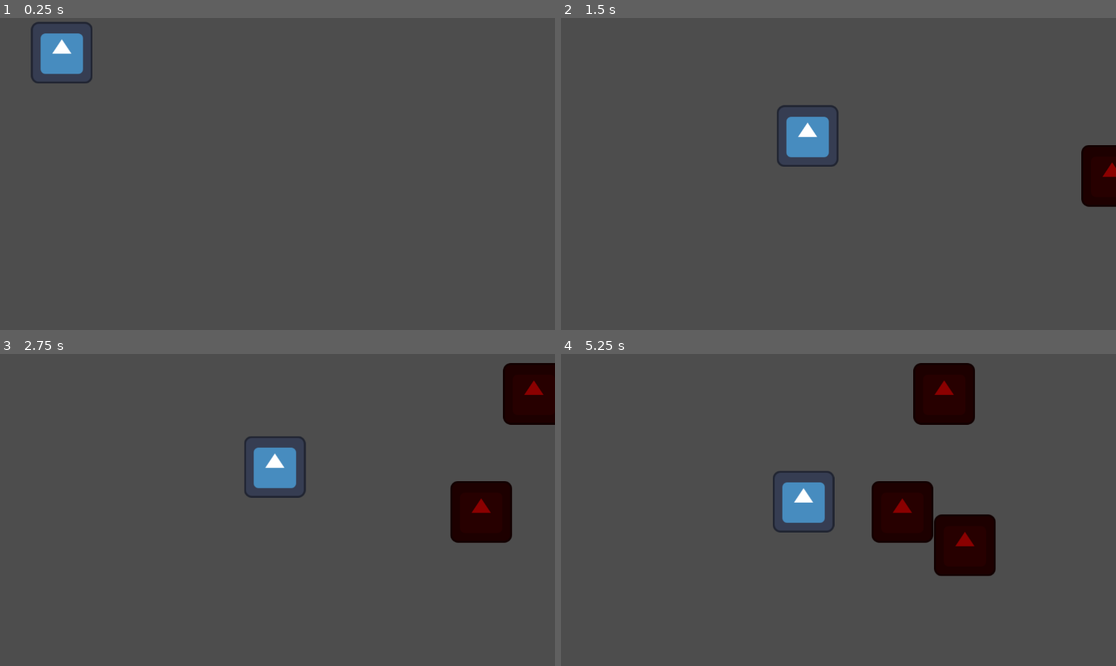
Above: before the commit, frames 1-4 (two rows, left to right).
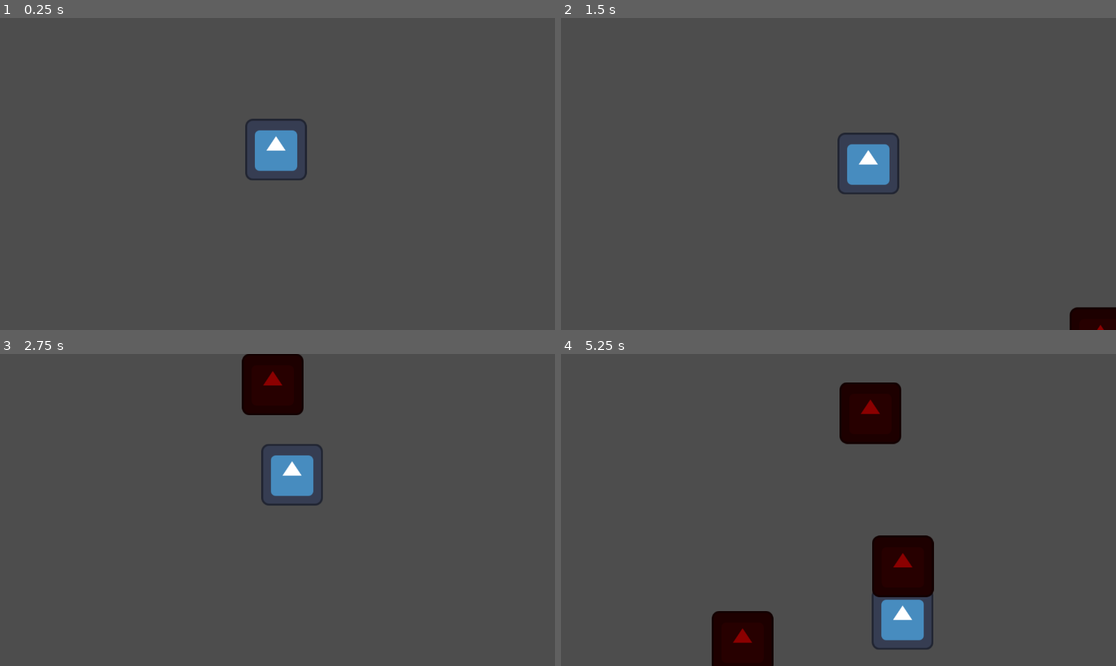
Above: after the commit, the same moments.

Repository: Johnsn0w/untitled-germ-game
Game: Godot game, scene res://main_scene.tscn
Two runs of this game, one before a commit and one after it. Both use one fixed random seed, a clock stepped at 60 frames per second and the inputs below. The engine's default icon, where the game draws it, is replaced by a stand-in: a white triangle on a blue panel in a dark square.
Inputs (mouse positions are in pixels of both pictures, inside the frame that each line leads up to):
- Up to frame 1 (0.25 s): no input
- Up to frame 2 (1.5 s): move the mouse to (960, 158) at 0.52 s; hold D (move right) 0.53-1.28 s; move the mouse to (727, 189) at 1.27 s; hold A (move left) from 1.28 s (still down)
- Up to frame 3 (2.75 s): move the mouse to (333, 441) at 2.02 s; release A (move left) at 2.03 s; hold D (move right) from 2.03 s (still down)
- Up to frame 4 (5.25 s): move the mouse to (810, 572) at 2.77 s; move the mouse to (1005, 556) at 3.52 s; release D (move right) at 3.53 s; hold A (move left) from 3.53 s (still down); move the mouse to (672, 463) at 4.27 s; move the mouse to (866, 510) at 5.02 s

The runs differ from the first frame. In frame 1, 2.6% of the frame differs, in the area x 5-56%, y 1-52%; in frame 2, 4.4%; in frame 3, 7.8%; in frame 4, 15%, in the area x 27-79%, y 2-100%.

Commit message:
added enemy collisions

Diff:
--- /dev/null
+++ b/TEST_player_script.gd
@@ -0,0 +1,13 @@
+extends CharacterBody2D
+
+
+func _physics_process(_delta: float) -> void:
+	var vel : Vector2 = (get_global_mouse_position() - global_position)
+	velocity = vel
+	move_and_slide()
+
+#func _process(_delta) -> void:
+	#if Input.is_action_just_pressed("move left"):
+		#position.x -= 50
+	#if Input.is_action_just_pressed("move right"):
+		#position.x += 50
--- a/enemy_script.gd
+++ b/enemy_script.gd
@@ -1,22 +1,24 @@
-extends Node2D
+extends CharacterBody2D
 
 class_name EnemyScript
 
-var velocity: Vector2
+
+
+#var velocity: Vector2
 var screen_rect: Rect2
 
 func _init() -> void:
-	MainScript.current_number_of_enemies += 1
-	print(MainScript.current_number_of_enemies)
-	print(MainScript.max_enemies)
-	print()
+	GlobalVars.current_number_of_enemies += 1
 	var enemy_sprite = Sprite2D.new()
+	var enemy_collider = CollisionShape2D.new()
+	var enemy_shape    = RectangleShape2D.new()
+	enemy_shape.size = Vector2(100,100)
+	enemy_collider.shape = enemy_shape
+	add_child(enemy_collider)
 	enemy_sprite.texture = load("res://icon.svg")
 	enemy_sprite.self_modulate = Color.DARK_RED
 	add_child(enemy_sprite)
 	print("hello from enemy")
-	pass
-
 
 # Called when the node enters the scene tree for the first time.
 func _ready():
@@ -26,12 +28,11 @@
 		rect.position - Vector2(margin, margin),
 		rect.size + Vector2(margin * 2, margin *2)
 	)
-	pass # Replace with function body.
 
 
 # Called every frame. 'delta' is the elapsed time since the previous frame.
 func _process(delta):
 	position += velocity * delta
 	if not screen_rect.has_point(position):
+		GlobalVars.current_number_of_enemies -= 1
 		queue_free()
-	pass
--- /dev/null
+++ b/global_vars.gd
@@ -0,0 +1,18 @@
+extends Node
+
+# health bar graphic
+# player_current_health
+
+# if player_current_health <= 0
+
+var current_number_of_enemies: int
+var max_enemies = 3
+@export var enemy_spawn_interval: float
+# Called when the node enters the scene tree for the first time.
+func _ready() -> void:
+	pass # Replace with function body.
+
+
+# Called every frame. 'delta' is the elapsed time since the previous frame.
+func _process(delta: float) -> void:
+	pass
--- a/main_scene.tscn
+++ b/main_scene.tscn
@@ -7,8 +7,16 @@
 script = ExtResource("1_2c62f")
 
 [node name="Player" parent="." instance=ExtResource("1_0f027")]
+position = Vector2(572, 259)
 
 [node name="Timer" type="Timer" parent="."]
 autostart = true
 
+[node name="StaticBody2D" type="StaticBody2D" parent="."]
+
+[node name="CollisionPolygon2D" type="CollisionPolygon2D" parent="StaticBody2D"]
+position = Vector2(400.99994, 92.00001)
+scale = Vector2(2.9784484, 1.6570379)
+polygon = PackedVector2Array(-136.31256, -54.313793, -137.3198, 335.5385, 256.84515, 335.5385, 252.81621, -58.5382, -133.29085, -58.5382, -147.7279, -155.09604, 280.68304, -148.4577, 293.10565, 391.05927, -179.28796, 387.43835, -194.39648, -158.11348)
+
 [connection signal="timeout" from="Timer" to="." method="_on_timer_timeout"]
--- a/main_script.gd
+++ b/main_script.gd
@@ -1,25 +1,40 @@
 extends Node2D
+
+var test_dictionary = {"key_1": "value of key 1", "key_2": "value of key 2"}
+
+
+
+
+
+func _ready() -> void:
+	print(
+		test_dictionary["key_1"]
+
+	)
+
 
 func get_random_spawn_data() -> Dictionary:
 	var screen_size = get_viewport().get_visible_rect().size
 	var edge = randi() % 4
+
 	var position: Vector2
 	var velocity: Vector2
-	var speed = randf_range(100.0, 200.0)
+	var speed = randf_range(100.0, 500.0)
+	var angle = randf_range(50.0, 100)
 
 	match edge:
 		0: # Left to Right
 			position = Vector2(-50, randf_range(0, screen_size.y))
-			velocity = Vector2(speed, 0)
+			velocity = Vector2(speed, angle)
 		1: # Right to Left
 			position = Vector2(screen_size.x + 50, randf_range(0, screen_size.y))
-			velocity = Vector2(-speed, 0)
+			velocity = Vector2(-speed, angle)
 		2: # Top to Bottom
 			position = Vector2(randf_range(0, screen_size.x), -50)
-			velocity = Vector2(0, speed)
+			velocity = Vector2(angle, speed)
 		3: # Bottom to Top
 			position = Vector2(randf_range(0, screen_size.x), screen_size.y + 50)
-			velocity = Vector2(0, -speed)
+			velocity = Vector2(angle, -speed)
 
 	return {
 		"position": position,
@@ -34,12 +49,7 @@
 	add_child(new_enemy)
 	print("enemy spawned at %s with velocity %s" % [new_enemy.position, new_enemy.velocity])
 
-var max_enemies = 3
-@export var enemy_spawn_interval: float
-var current_number_of_enemies: int
 
-func _ready() -> void:
-	print("hello from main")
 
 func _process(_delta: float) -> void:
 	pass
@@ -53,5 +63,5 @@
 #	print("enemy spawn")
 
 func _on_timer_timeout() -> void:
-	if MainScript.current_number_of_enemies < MainScript.max_enemies:
+	if GlobalVars.current_number_of_enemies < GlobalVars.max_enemies:
 		spawn_enemy()
--- a/player_scene.tscn
+++ b/player_scene.tscn
@@ -7,6 +7,7 @@
 radius = 64.28063
 
 [node name="Player" type="CharacterBody2D"]
+collision_layer = 3
 script = ExtResource("1_g662q")
 
 [node name="Sprite2D" type="Sprite2D" parent="."]
--- a/project.godot
+++ b/project.godot
@@ -18,6 +18,7 @@
 [autoload]
 
 MainScript="*res://main_script.gd"
+GlobalVars="*res://global_vars.gd"
 
 [input]
 
--- /dev/null
+++ b/test_scene.tscn
@@ -0,0 +1,35 @@
+[gd_scene load_steps=6 format=3 uid="uid://e5m602yrqmm4"]
+
+[ext_resource type="Script" uid="uid://e7a3q2jjcw0w" path="res://testing_script.gd" id="1_uhqqe"]
+[ext_resource type="Script" uid="uid://b0acrak0bp0i7" path="res://TEST_player_script.gd" id="2_sasra"]
+[ext_resource type="Texture2D" uid="uid://dopk7w8fnjc3h" path="res://icon.svg" id="3_coq8p"]
+
+[sub_resource type="RectangleShape2D" id="RectangleShape2D_coq8p"]
+size = Vector2(120, 119)
+
+[sub_resource type="RectangleShape2D" id="RectangleShape2D_sasra"]
+size = Vector2(118.5, 119)
+
+[node name="TestScene" type="Node2D"]
+script = ExtResource("1_uhqqe")
+
+[node name="TestPlayer" type="CharacterBody2D" parent="."]
+script = ExtResource("2_sasra")
+
+[node name="Sprite2D" type="Sprite2D" parent="TestPlayer"]
+position = Vector2(262, 225)
+texture = ExtResource("3_coq8p")
+
+[node name="CollisionShape2D" type="CollisionShape2D" parent="TestPlayer"]
+position = Vector2(264, 222.5)
+shape = SubResource("RectangleShape2D_coq8p")
+
+[node name="test_wall" type="StaticBody2D" parent="."]
+
+[node name="CollisionShape2D" type="CollisionShape2D" parent="test_wall"]
+position = Vector2(461.75, 228.5)
+shape = SubResource("RectangleShape2D_sasra")
+
+[node name="Sprite2D" type="Sprite2D" parent="test_wall"]
+position = Vector2(463, 226)
+texture = ExtResource("3_coq8p")
--- /dev/null
+++ b/testing_script.gd
@@ -0,0 +1,13 @@
+extends Node
+
+func _ready() -> void:
+	print("test scene running")
+
+	print(Vector2.UP)
+	print(Vector2.DOWN)
+	print(Vector2.LEFT)
+	print(Vector2.RIGHT)
+
+	#
+	#await get_tree().create_timer(0.3).timeout
+	#get_tree().quit()
Not shown, added: TEST_player_script.gd.uid
Not shown, added: global_vars.gd.uid
Not shown, added: testing_script.gd.uid
